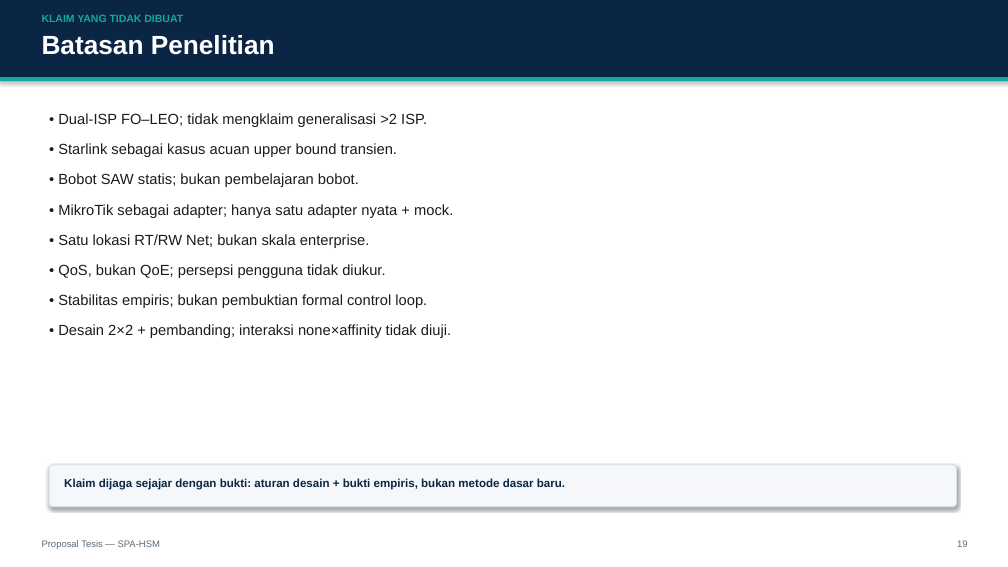
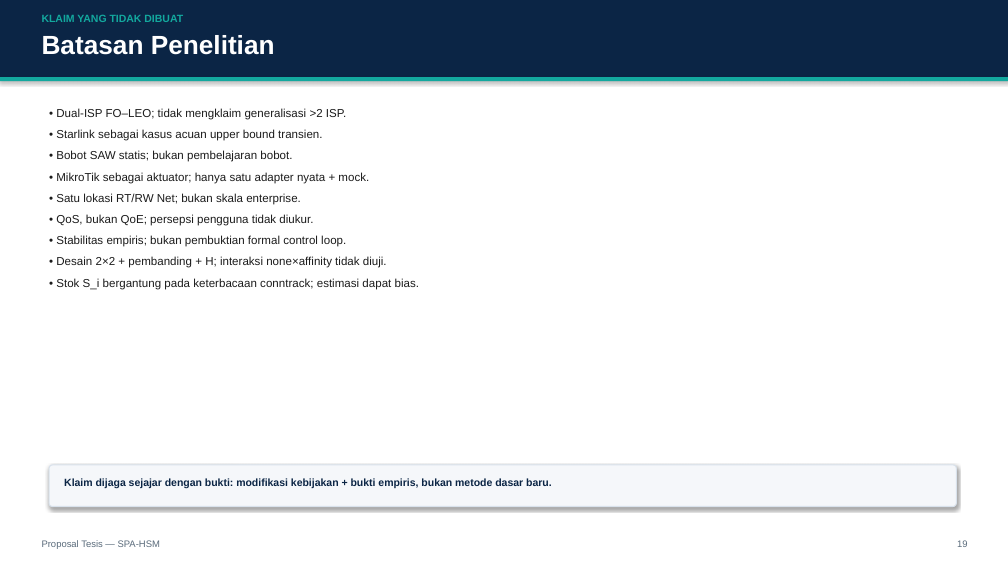
Before and after one commit to kasmilp/proposal_loadbalancing, a slide deck: slide 19 of 12_Presentasi/Proposal_Tesis_SPA-HSM.pptx. Drawn at 1008x567 pixels with LibreOffice and Linux fonts; fonts in the diff are those of the drawing. Boxes give left, top, right and bottom in pixels: in the first picture for what was removed or moved away, otherwise in the second. Text is boxed around its words. In the diff, an @@ line names an element or a change of style, - is before the commit and + after.

```diff
--- a/12_Presentasi/Proposal_Tesis_SPA-HSM.pptx
+++ b/12_Presentasi/Proposal_Tesis_SPA-HSM.pptx
@@ text at [56, 108, 346, 247]: size 14 to 11 pt in "• Dual-ISP FO–LEO; tidak mengklaim generalisasi >2 ...", "• Starlink sebagai kasus acuan upper bound ...", "• Bobot SAW statis; bukan pembelajaran bobot.", "• Satu lokasi RT/RW Net; bukan skala ..." and 2 more places; less space between paragraphs @@
@@ text at [56, 172, 369, 184]: text changed; size 14 to 11 pt @@
-• MikroTik sebagai adapter; hanya satu adapter nyata + mock.
+• MikroTik sebagai aktuator; hanya satu adapter nyata + mock.
@@ text at [56, 256, 419, 290]: text changed; size 14 to 11 pt @@
-• Desain 2×2 + pembanding; interaksi none×affinity tidak diuji.
+• Desain 2×2 + pembanding + H; interaksi none×affinity tidak diuji.
+• Stok S_i bergantung pada keterbacaan conntrack; estimasi dapat bias.
@@ text at [64, 478, 552, 489]: text changed; size 11 to 10 pt @@
-Klaim dijaga sejajar dengan bukti: aturan desain + bukti empiris, bukan metode dasar baru.
+Klaim dijaga sejajar dengan bukti: modifikasi kebijakan + bukti empiris, bukan metode dasar baru.
```
Also in this commit, not shown: 17 other slides changed, 11 other files.
